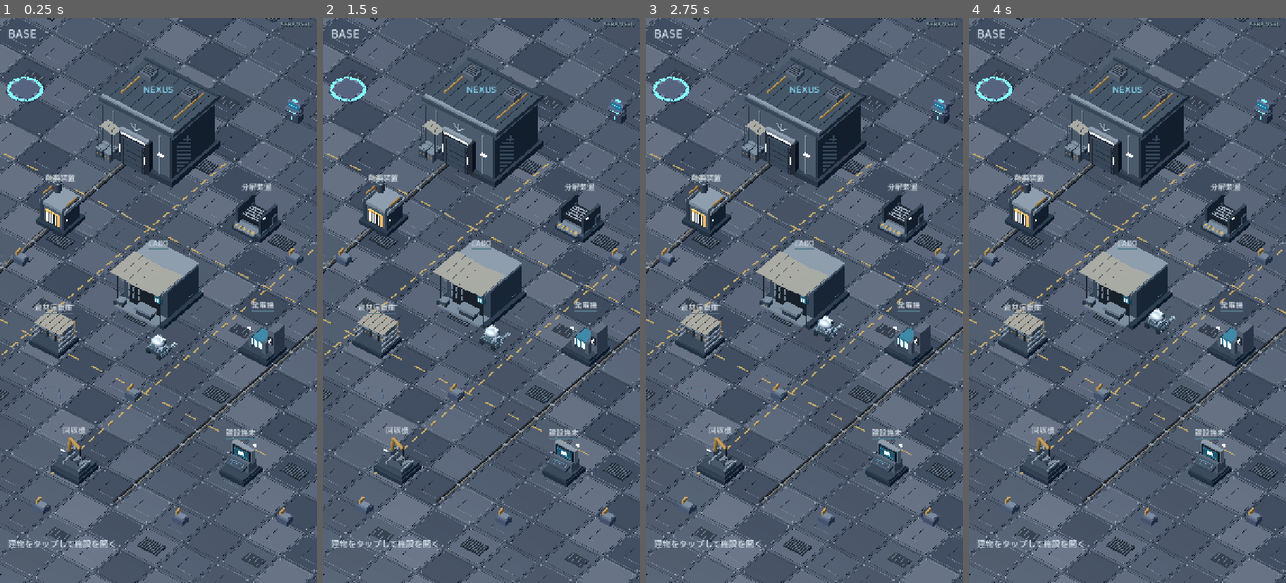
Above: before the commit, frames 1-4 (left to right).
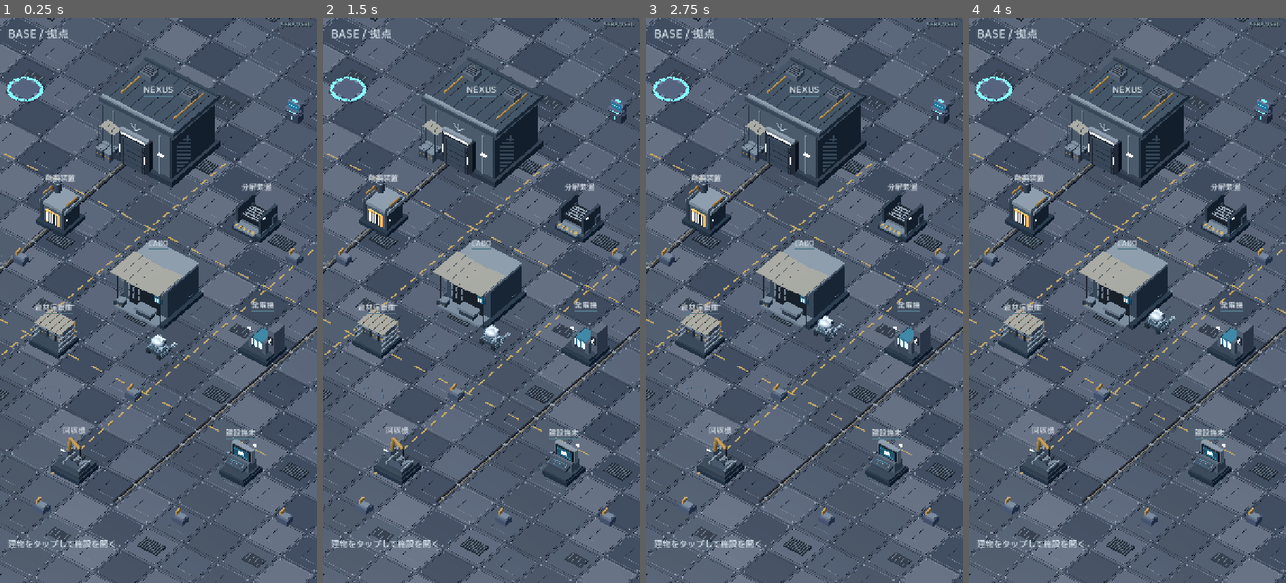
Above: after the commit, the same moments.

Repository: shejklgaia-png/-
Game: Godot game, scene res://scenes/base_exploration.tscn
Same seed, same stepped clock (60 frames per second), same inputs: the game is played once before the commit and once after it.
Inputs (mouse positions are in pixels of both pictures, inside the frame that each line leads up to):
- Up to frame 1 (0.25 s): no input
- Up to frame 2 (1.5 s): tap Enter at 0.5 s; move the mouse to (551, 272) at 0.52 s; hold Right (ui_right) 0.53-1.25 s; tap G at 0.6 s; click (551, 272) at 0.67 s; tap Space at 0.77 s; drag from (418, 328) to (465, 413) at 1.27 s
- Up to frame 3 (2.75 s): move the mouse to (836, 176) at 2.02 s; hold Right (ui_right) from 2.03 s (still down); tap J at 2.1 s
- Up to frame 4 (4 s): release Right (ui_right) at 2.75 s; drag from (1111, 413) to (1032, 215) at 2.77 s; move the mouse to (1222, 385) at 3.52 s; hold Left (ui_left) from 3.53 s (still down); tap Shift at 3.6 s; tap Space at 3.77 s

The runs differ from the first frame. In frame 1, 0.2% of the frame differs, in the area x 12-55%, y 1-14%; in frame 2, 0.2%; in frame 3, 0.2%; in frame 4, 0.2%.

Commit message:
style(base): adopt reference BASE heading and subtle NEXUS label

Diff:
--- a/scripts/base_exploration.gd
+++ b/scripts/base_exploration.gd
@@ -384,11 +384,12 @@
     layer.add_child(hud)
     hud.set_anchors_and_offsets_preset(Control.PRESET_FULL_RECT)
     # PRESET_FULL_RECT follows viewport size; manual size conflicts with anchors.
-    hud_title = _label(hud, "BASE", 25)
+    hud_title = _label(hud, "BASE / 拠点", 25)
     hint = _label(hud, "建物をタップして施設を開く", 19)
     nexus_tag = _label(hud, "NEXUS", 20)
     nexus_tag.horizontal_alignment = HORIZONTAL_ALIGNMENT_CENTER
-    nexus_tag.add_theme_color_override("font_color", Color("#8be4ff"))
+    nexus_tag.add_theme_color_override("font_color", Color("#e4ebf0"))
+    LaboSkin.attach_name_underline(nexus_tag)
     stick_outer = _panel(hud, "MoveStickOuter")
     stick_knob = _panel(hud, "MoveStickKnob")
     stick_outer.visible = HUB_SERA_CONTROLS_ENABLED
